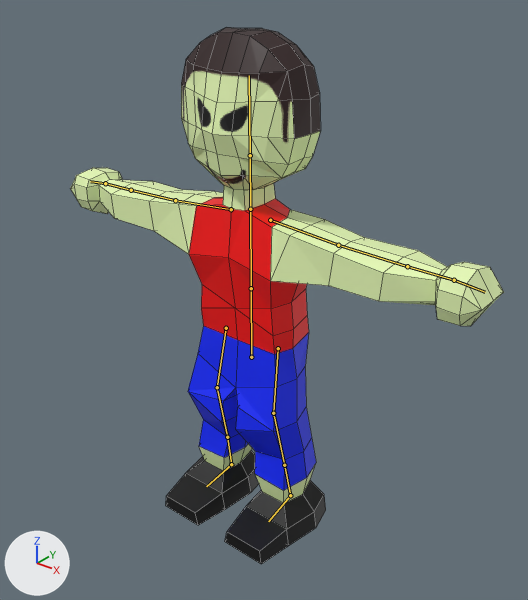
A saved change to the Blender file Assets/Models/FruitThrower.blend.
Both versions are drawn from a camera (50 mm lens) standing at (3.33, -4.01, 4.53) and looking at (0.07, 0.07, 2.0). Arrows for +X, +Y and +Z are at lower left; the lights stay in place. The bones that bend it are drawn over the model as lines. Mesh edges are drawn as thin lines.

Objects in the first picture: 'TheMan'.
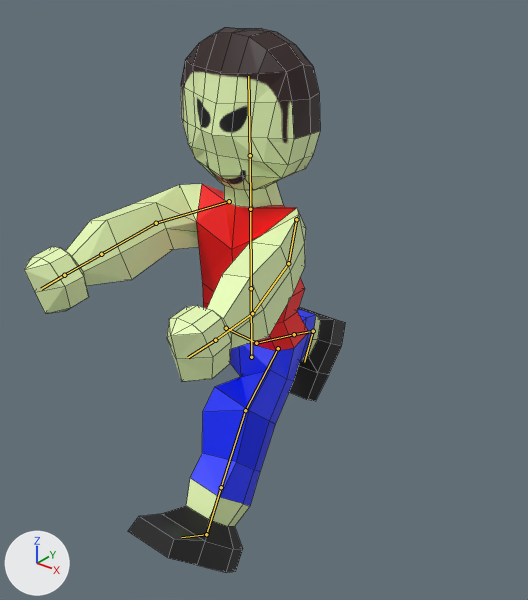
The newer file adds an action. The first version stands in its rest pose; the second is drawn at frame 19 of the action 'HoldWalk'.

What differs and where, as boxes (x1, y1, x2, y2) in the pictures (528 x 600 px):
'TheMan', posed (26% narrower)
    before: (70, 27, 504, 564)
    after: (24, 27, 345, 573)
bone 'UpperArm_L', root to tip
    before: (270, 220) to (338, 245)
    after: (296, 219) to (288, 263)
bone 'LowerArm_L', root to tip
    before: (338, 245) to (407, 266)
    after: (288, 263) to (252, 313)
bone 'Wrist_L', root to tip
    before: (407, 266) to (454, 280)
    after: (252, 313) to (215, 340)
bone 'UpperArm_R', root to tip
    before: (231, 209) to (175, 200)
    after: (229, 201) to (156, 223)
bone 'LowerArm_R', root to tip
    before: (175, 200) to (131, 190)
    after: (156, 223) to (101, 254)
bone 'UpperLeg_L', root to tip
    before: (278, 348) to (273, 413)
    after: (278, 348) to (245, 410)
bone 'UpperLeg_R', root to tip
    before: (226, 328) to (217, 387)
    after: (226, 328) to (256, 343)

The edits, one by one:
Bone 'UpperArm_L' (bone_upperarm_l) moves from (0.0, 0.0, 0.0) to (-0.011, 0.137, -0.132).
Bone 'UpperArm_L' (bone_upperarm_l) turns from (0, 0, 0) to (76, -30, -78) degrees about its own x, y and z.
Bone 'LowerArm_L' (bone_lowerarm_l) turns from (0, 0, 0) to (-4, 6, -23) degrees about its own x, y and z.
Bone 'Wrist_L' (bone_wrist_l) turns from (0, 0, 0) to (7, -3, -15) degrees about its own x, y and z.
Bone 'UpperArm_R' (bone_upperarm_r) moves from (0.0, 0.0, 0.0) to (0.011, 0.137, -0.132).
Bone 'UpperArm_R' (bone_upperarm_r) turns from (0, 0, 0) to (76, 30, 78) degrees about its own x, y and z.
Bone 'LowerArm_R' (bone_lowerarm_r) turns from (0, 0, 0) to (1, 15, 32) degrees about its own x, y and z.
Bone 'UpperLeg_L' (bone_upperleg_l) turns from (0, 0, 0) to (44, -3, 0) degrees about its own x, y and z.
Bone 'UpperLeg_R' (bone_upperleg_r) turns from (0, 0, 0) to (-61, -3, 2) degrees about its own x, y and z.
